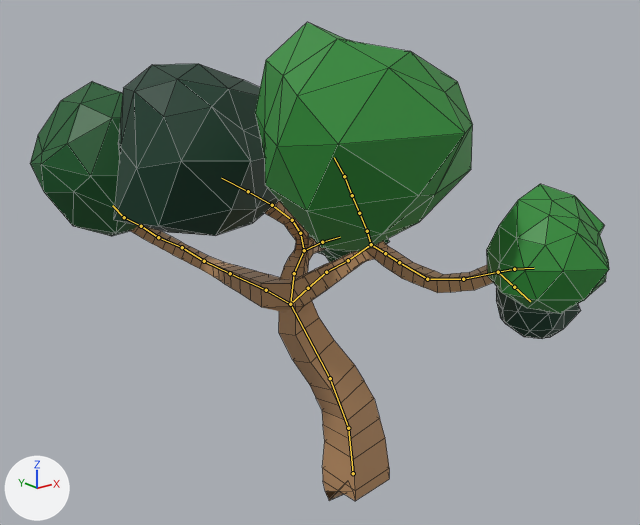
Two versions of the FBX model low_poly_stablo_vise_kugli.fbx, one commit apart.
One viewpoint serves both versions: a 50 mm lens placed at (-6.87, -7.89, 6.21), pointed at (-0.58, -0.01, 3.06). The lights are fixed; the arrows at lower left show +X, +Y and +Z. Both versions are drawn at frame 41 of the action 'Armature|ArmatureAction.001'; the numbers are the values there. The bones that bend it are drawn over the model as lines. Mesh edges are drawn as thin lines.
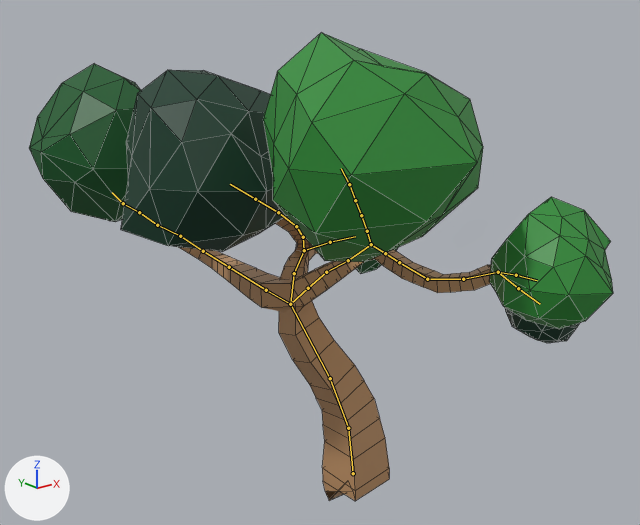
What the commit changed:
Bone 'Bone.006' (bone_bone_006) turns from (0, 0, 0) to (5, -11, 10) degrees about its own x, y and z.
Bone 'Bone.007' (bone_bone_007) turns from (0, 0, 0) to (8, -1, -3) degrees about its own x, y and z.
Bone 'Bone.017' (bone_bone_017) turns from (0, 0, 0) to (5, -3, 0) degrees about its own x, y and z.
Bone 'Bone.022' (bone_bone_022) turns from (0, 0, 0) to (7, -1, 1) degrees about its own x, y and z.
Bone 'Bone.031' (bone_bone_031) turns from (0, 0, 0) to (18, -6, -5) degrees about its own x, y and z.
Bone 'Bone.033' (bone_bone_033) turns from (0, 0, 0) to (10, -3, 4) degrees about its own x, y and z.

What differs and where, as boxes [x1, y1, x2, y2] in the pictures (640 x 525 px):
'Icosphere', posed: before [30, 22, 609, 501]; after [29, 33, 613, 501]
bone 'Bone.006', root to tip: before (498, 272) to (514, 287); after (498, 272) to (518, 288)
bone 'Bone.007', root to tip: before (498, 272) to (514, 269); after (498, 272) to (516, 275)
bone 'Bone.017', root to tip: before (367, 231) to (359, 213); after (367, 231) to (361, 215)
bone 'Bone.022', root to tip: before (266, 290) to (230, 273); after (266, 290) to (229, 267)
bone 'Bone.031', root to tip: before (304, 250) to (322, 242); after (304, 250) to (330, 242)
bone 'Bone.033', root to tip: before (304, 250) to (300, 233); after (304, 250) to (303, 237)
